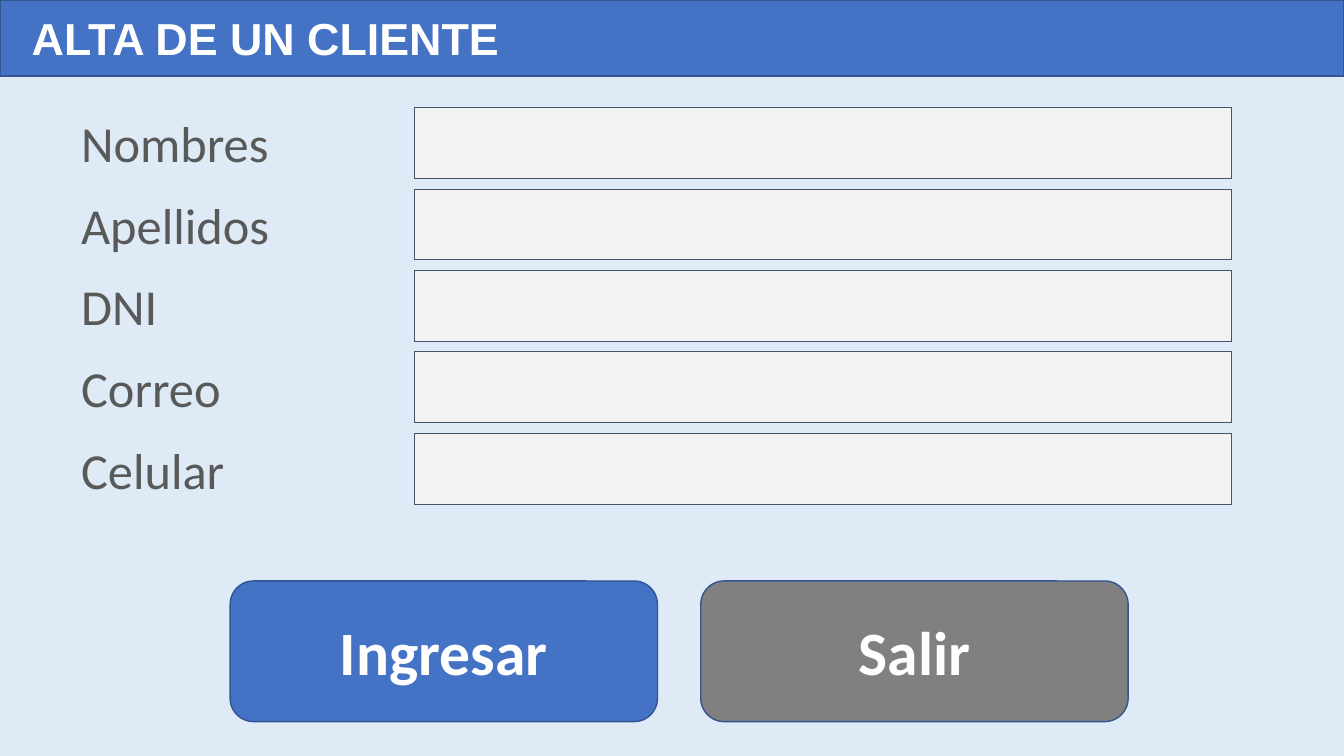
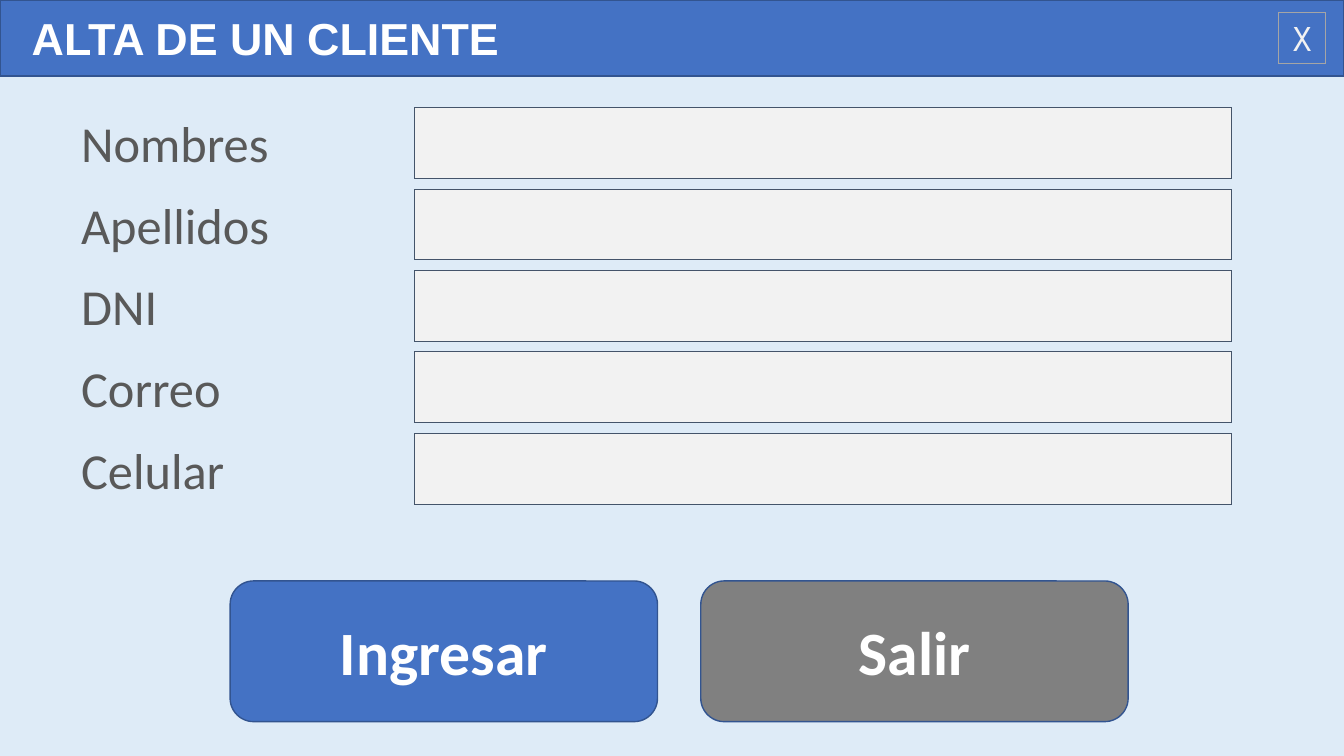
Before and after one commit to gcoronelc/UNI-EPIES-DAS-2021-2, a slide deck: slide 2 of ProyectoDemo/Prototipos.pptx. Drawn at 1344x756 pixels with LibreOffice and Linux fonts; fonts in the diff are those of the drawing. Boxes give left, top, right and bottom in pixels: in the first picture for what was removed or moved away, otherwise in the second. Text is boxed around its words. In the diff, an @@ line names an element or a change of style, - is before the commit and + after.

```diff
--- a/ProyectoDemo/Prototipos.pptx
+++ b/ProyectoDemo/Prototipos.pptx
@@ rectangle added at (x1=1279, y1=12, x2=1326, y2=63), outline #A5A5A5 0.75 pt, 24 pt, text #F2F2F2 @@
+X
```
Also in this commit, not shown: 1 other slide changed, 2 slides added, 1 other file.
